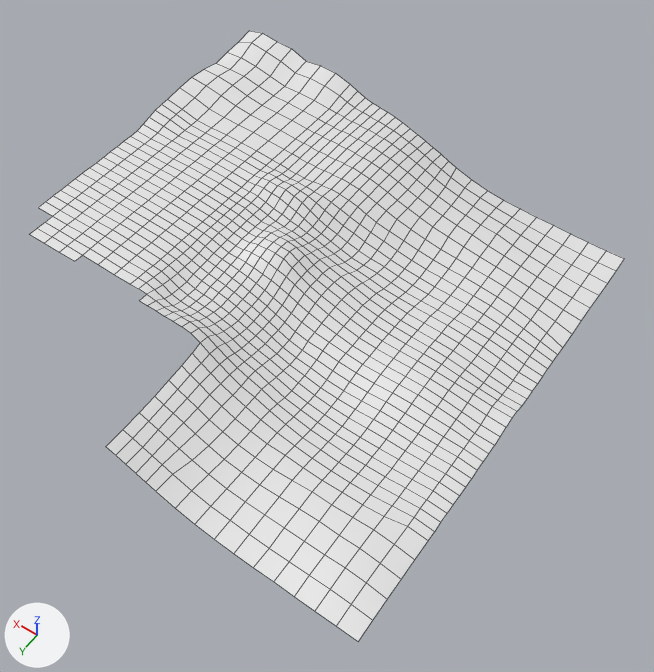
Two versions of the FBX model Assets/Prototyping/Models/Sand.fbx, one commit apart.
Rendered twice from a camera (50 mm lens) standing at (-2910.0, 2803.0, 3857.0) and looking at (-996.0, 123.0, -355.0). Lighting does not change. The marker at lower left points along +X, +Y and +Z. Mesh edges are drawn as thin lines. Where no turn or scale is listed for an object, it has been applied to the vertices.

The first picture shows 'SandMesh'.
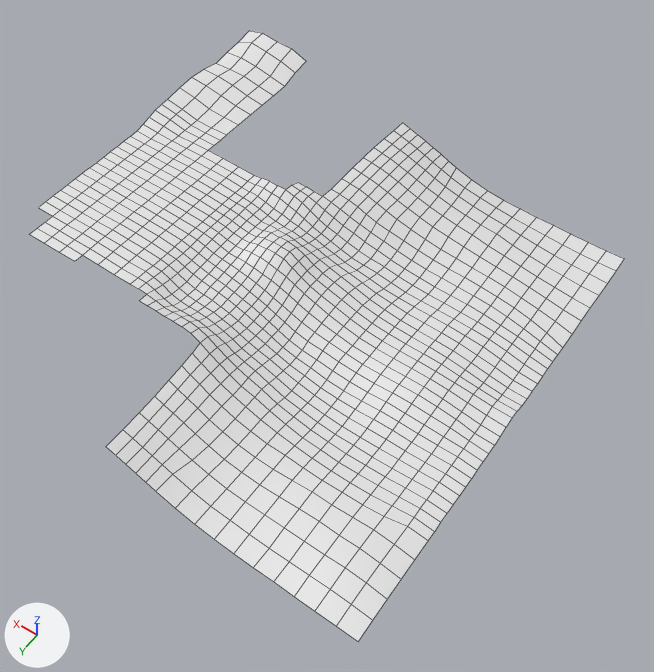
Boxes (x1, y1, x2, y2) around the edits, measured in the pictures (654 x 672 px):
```json
{"part": 1, "of": "me_grid", "change": "deleted", "before": [208, 61, 402, 196]}
```

Edits to the scene script, one JSON object a line:
```json
{"block": "me_grid", "where": "# used by ob_sandmesh; location = (0.0, 0.0, 0.0)"}
{"op": "remove", "block": "me_grid", "code": "me_grid.from_pydata(...)  # 1065 vertices, 996 faces; spans x -2159.0..842.0, y -1500.0..1500.0, z -386.0..138.0"}
{"op": "add", "block": "me_grid", "code": "me_grid.from_pydata(...)  # 981 vertices, 902 faces; spans x -2159.0..842.0, y -1500.0..1500.0, z -386.0..138.0"}
{"block": "me_grid", "change": "me_grid part 1"}
{"block": "me_grid", "change": "84 vertices are removed from x -416.0..217.0, y -1500.0..-500.0, z -75.0..75.0"}
{"block": "me_grid", "change": "94 faces are deleted"}
```
